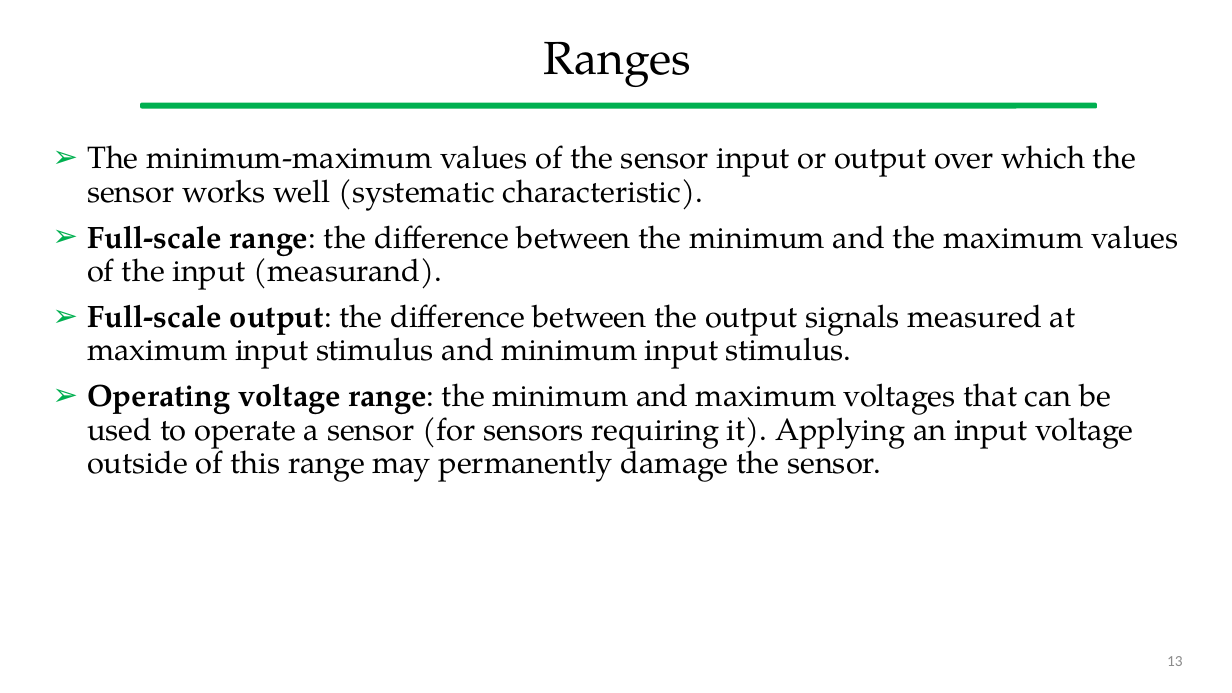
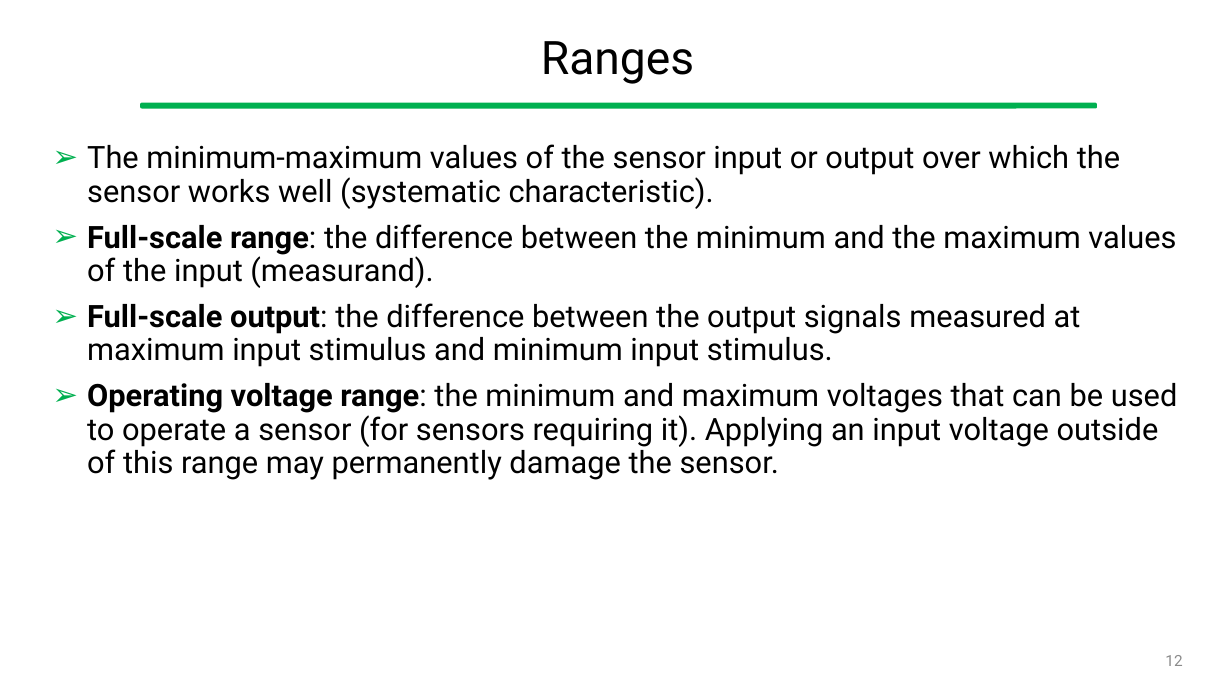
Before and after one commit to gcappon/bwthw, a slide deck: slide 12 of theory_03-wearable_sensors_part_2/theory_03-wearable_sensors_part_2.pptx (slide 13 before the commit). Drawn at 1232x693 pixels with LibreOffice and Linux fonts; fonts in the diff are those of the drawing. Boxes give left, top, right and bottom in pixels: in the first picture for what was removed or moved away, otherwise in the second. Text is boxed around its words. In the diff, an @@ line names an element or a change of style, - is before the commit and + after.

```diff
--- a/theory_03-wearable_sensors_part_2/theory_03-wearable_sensors_part_2.pptx
+++ b/theory_03-wearable_sensors_part_2/theory_03-wearable_sensors_part_2.pptx
@@ title "Ranges" at [541,41,694,84]: font TeX Gyre Pagella to Roboto @@
@@ text "The minimum-maximum values of the ..." at [87,144,1178,480]: font TeX Gyre Pagella to Roboto @@
@@ page number at [1165,655,1182,666]: text changed; font Calibri to Roboto @@
-13
+12
```
Also in this commit, not shown: 33 other slides changed, 1 slide removed, 3 other files.
